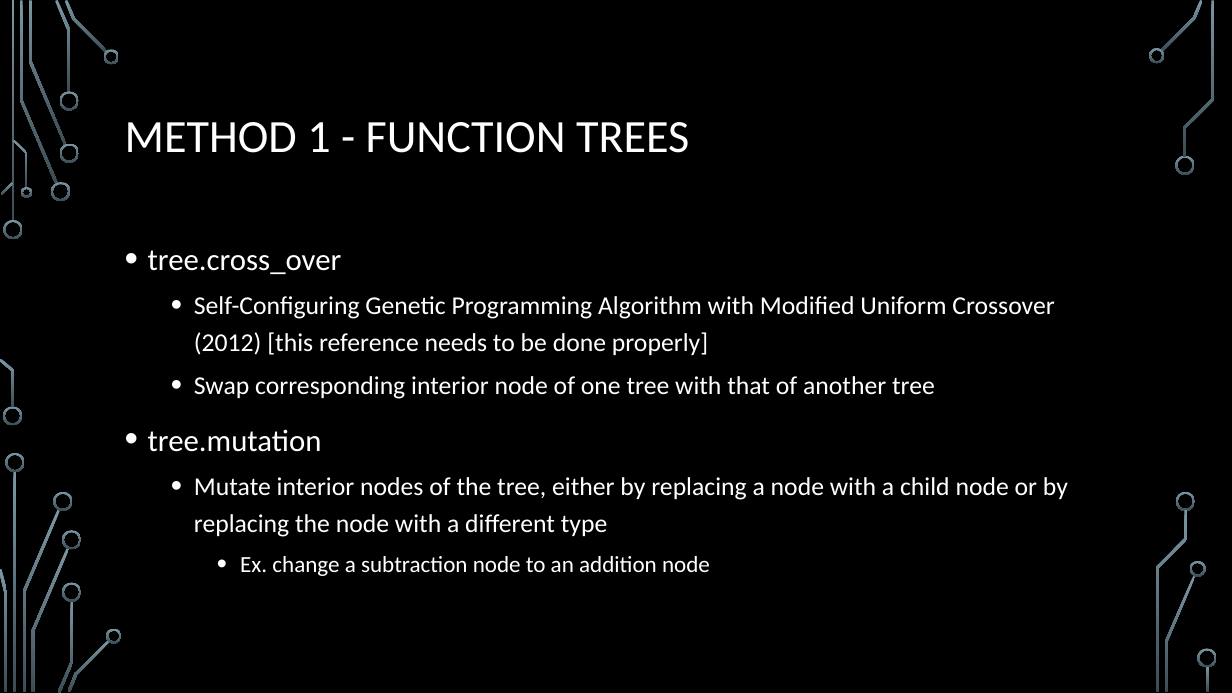
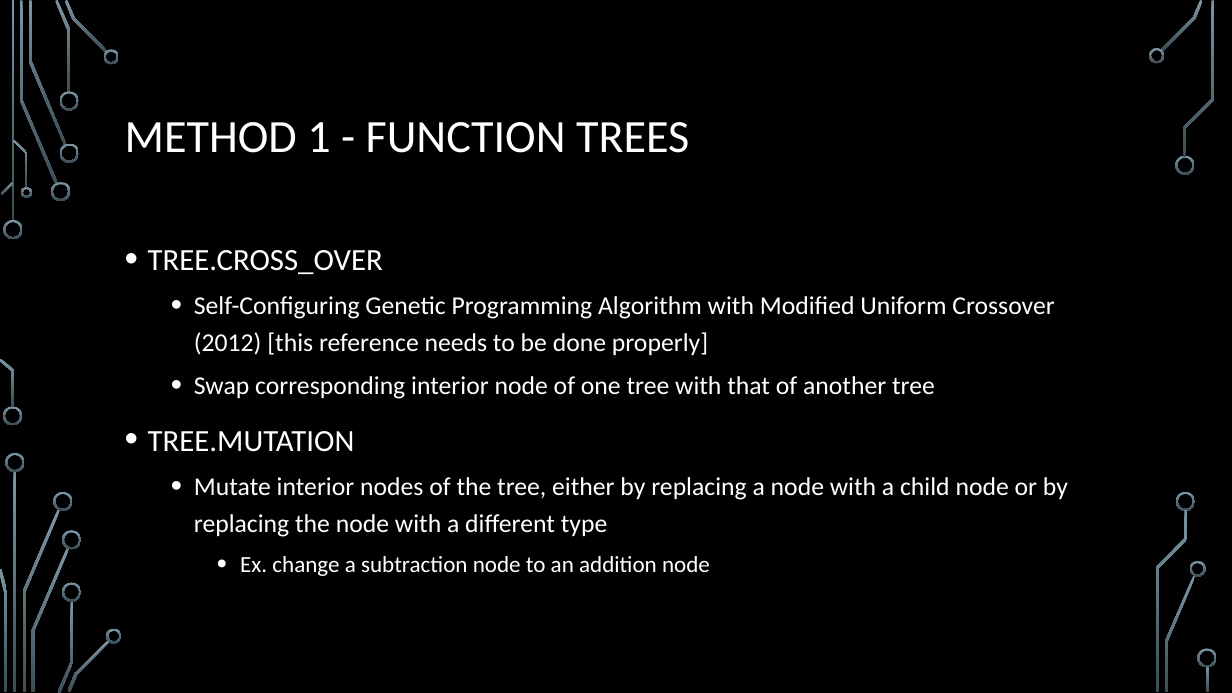
Before and after one commit to acbart/attribute-learning-system, a slide deck: slide 7 of presentation/Attribute Learning System Presentation.pptx (slide 4 before the commit). Drawn at 1232x693 pixels with LibreOffice and Linux fonts; fonts in the diff are those of the drawing; background and template pictures are left out. Boxes give left, top, right and bottom in pixels: in the first picture for what was removed or moved away, otherwise in the second. Text is boxed around its words. In the diff, an @@ line names an element or a change of style, - is before the commit and + after.

```diff
--- a/presentation/Attribute Learning System Presentation.pptx
+++ b/presentation/Attribute Learning System Presentation.pptx
@@ text at (148,250,383,274): text changed @@
-• tree.cross_over
+• TREE.CROSS_OVER
@@ text at (148,431,355,452): text changed @@
-• tree.mutation
+• TREE.MUTATION
```
Also in this commit, not shown: 1 other slide changed, 6 slides added, 1 other file.
